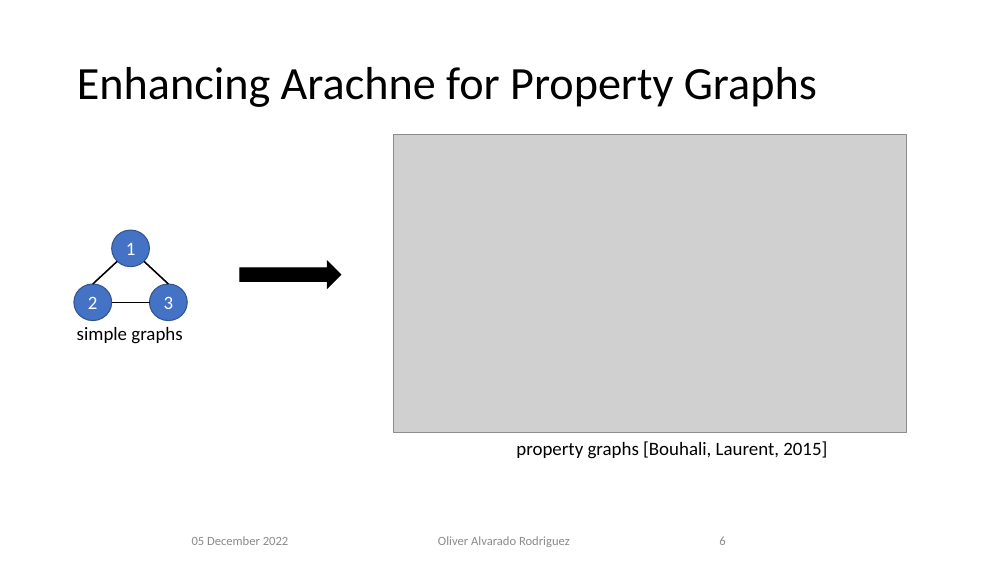
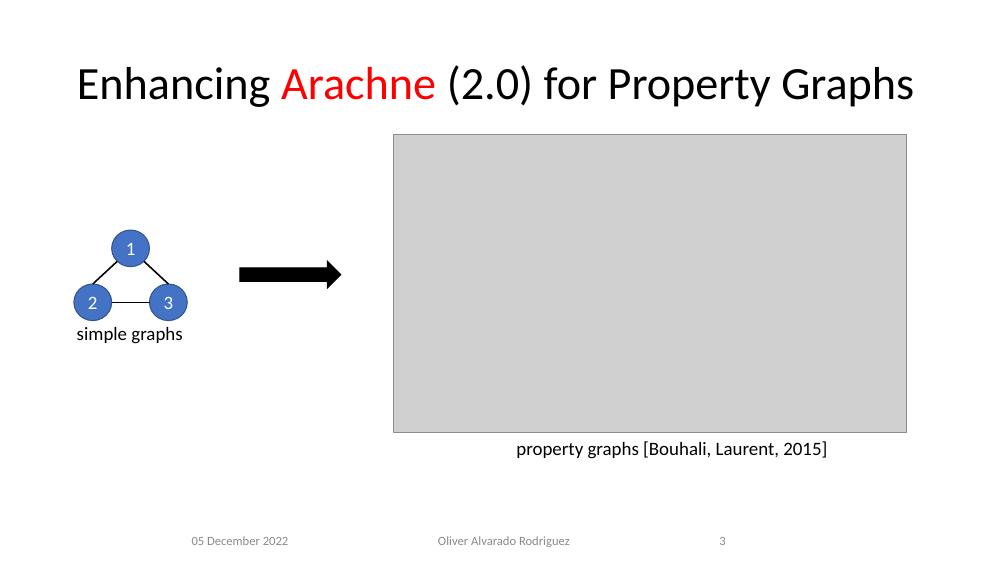
Before and after one commit to njit-hpc-initiative/tutorial-arkouda-njit, a slide deck: slide 3 of tutorial/conclusion.pptx (slide 6 before the commit). Drawn at 1008x567 pixels with LibreOffice and Linux fonts; fonts in the diff are those of the drawing; grey boxes stand for pictures; background and template pictures are left out. Boxes give left, top, right and bottom in pixels: in the first picture for what was removed or moved away, otherwise in the second. Text is boxed around its words. In the diff, an @@ line names an element or a change of style, - is before the commit and + after.

```diff
--- a/tutorial/conclusion.pptx
+++ b/tutorial/conclusion.pptx
@@ title at bbox=[77, 65, 914, 107]: text changed @@
-Enhancing Arachne for Property Graphs
+Enhancing Arachne (2.0) for Property Graphs
@@ page number at bbox=[719, 537, 725, 545]: text changed @@
-6
+3
```
Also in this commit, not shown: 3 other slides changed, 3 slides removed, 1 other file.
